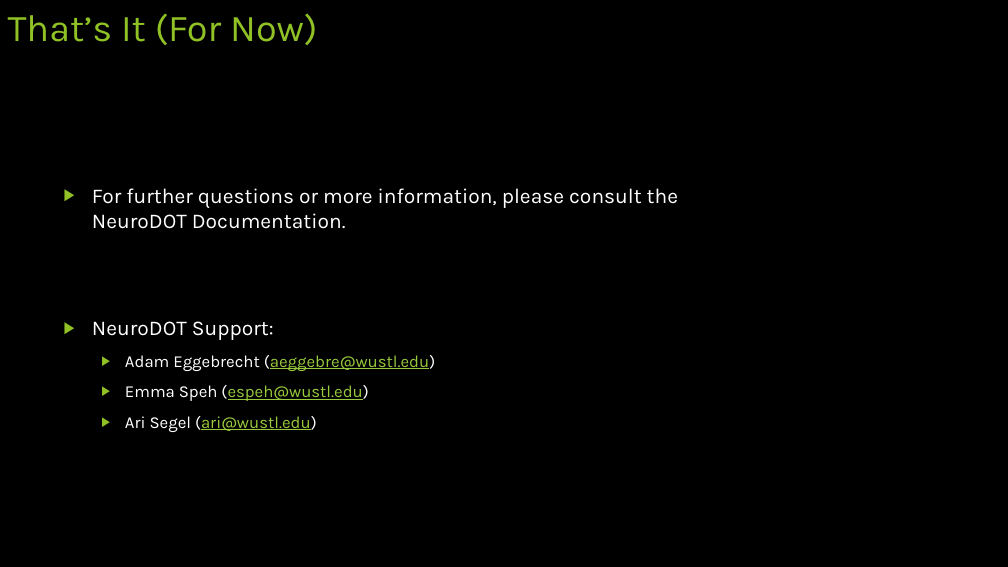
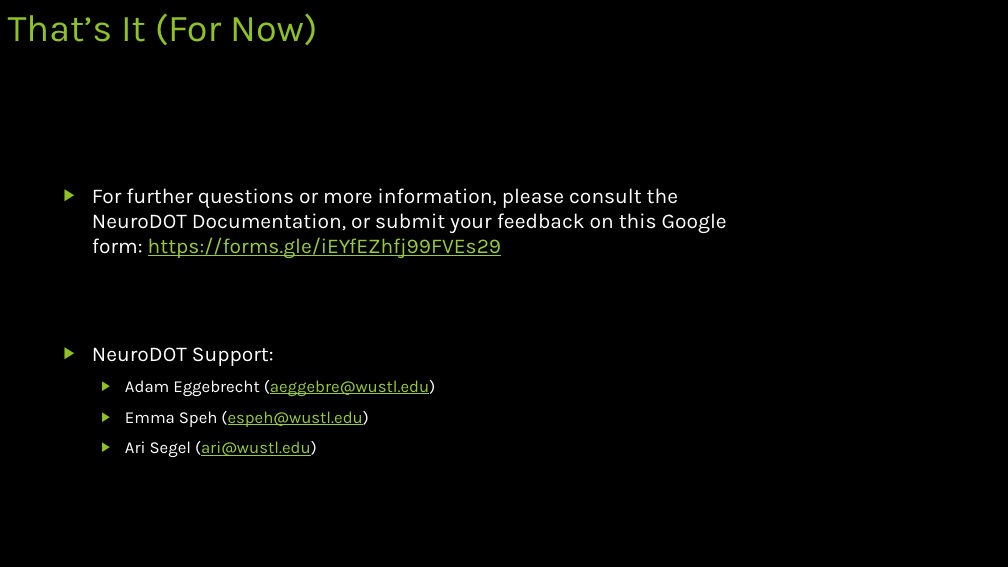
Before and after one commit to WUSTL-ORL/NeuroDOT, a slide deck: slide 11 of NeuroDOT Quick Start Guide.pptx. Drawn at 1008x567 pixels with LibreOffice and Linux fonts; fonts in the diff are those of the drawing. Boxes give left, top, right and bottom in pixels: in the first picture for what was removed or moved away, otherwise in the second. Text is boxed around its words. In the diff, an @@ line names an element or a change of style, - is before the commit and + after.

```diff
--- a/NeuroDOT Quick Start Guide.pptx
+++ b/NeuroDOT Quick Start Guide.pptx
@@ text at bbox=[92, 188, 727, 258]: text changed @@
-▶ For further questions or more information, please consult the NeuroDOT Documentation.
+▶ For further questions or more information, please consult the NeuroDOT Documentation, or submit your feedback on this Google form: https://forms.gle/iEYfEZhfj99FVEs29
```
